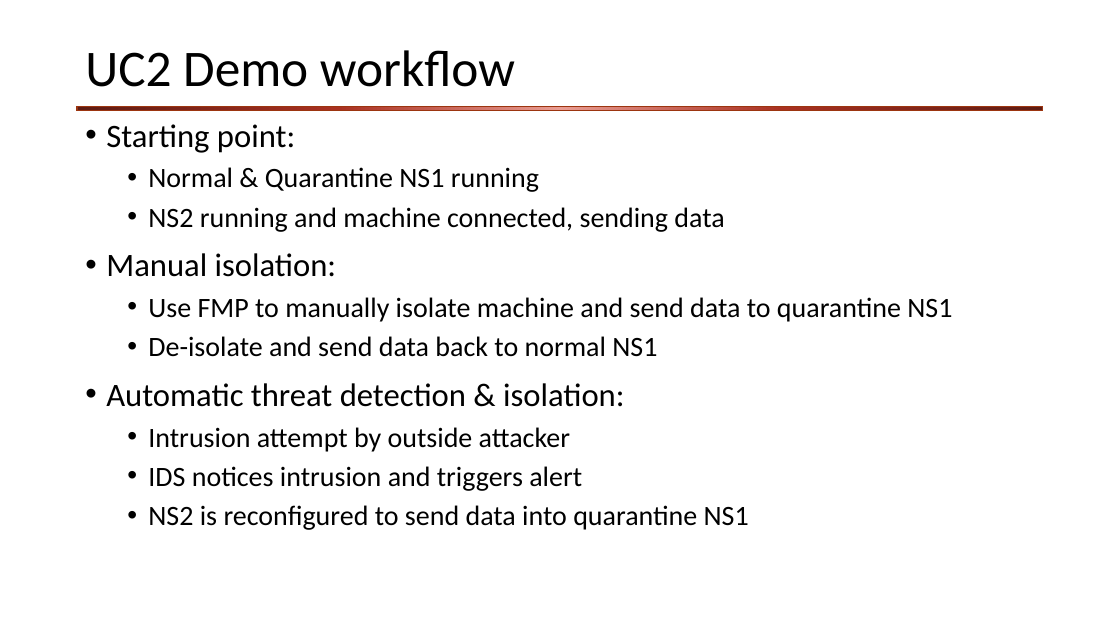
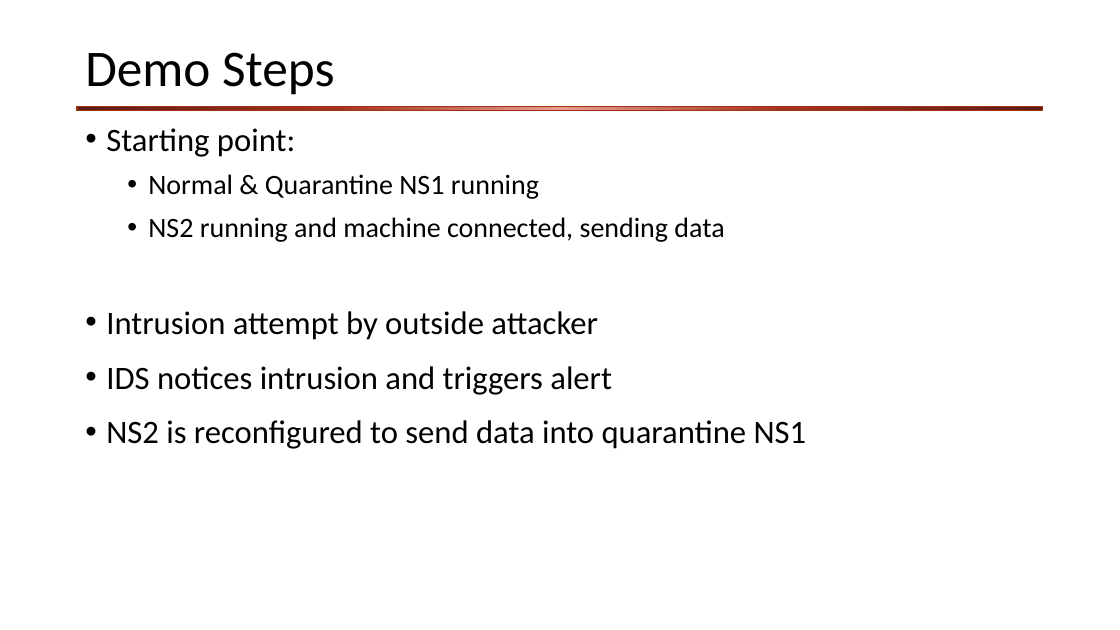
Before and after one commit to sonata-nfv/tng-industrial-pilot, a slide deck: slide 5 of doc/review-slides/uc2-review.pptx (slide 4 before the commit). Drawn at 1120x630 pixels with LibreOffice and Linux fonts; fonts in the diff are those of the drawing; background and template pictures are left out. Boxes give left, top, right and bottom in pixels: in the first picture for what was removed or moved away, otherwise in the second. Text is boxed around its words. In the diff, an @@ line names an element or a change of style, - is before the commit and + after.

```diff
--- a/doc/review-slides/uc2-review.pptx
+++ b/doc/review-slides/uc2-review.pptx
@@ title at [85, 52, 335, 95]: text changed @@
-UC2 Demo workflow
+Demo Steps
@@ text "Starting point:" at [106, 128, 807, 449]: size 24 to 28 pt in "Intrusion attempt by outside attacker", "IDS notices intrusion and triggers alert", "NS2 is reconfigured to send data into ..."; line spacing 1 to 1.1; list level 2 to 1 in "Intrusion attempt by outside attacker"; list level 2 to 1 in "IDS notices intrusion and triggers ..."; list level 2 to 1 in "NS2 is reconfigured to send ..." @@
@@ text at [106, 253, 952, 407]: paragraphs removed @@
-• Manual isolation:
-  • Use FMP to manually isolate machine and send data to quarantine NS1
-  • De-isolate and send data back to normal NS1
-• Automatic threat detection & isolation:
```
Also in this commit, not shown: 2 other slides changed, 2 slides added, 11 slides removed, 1 other file.
